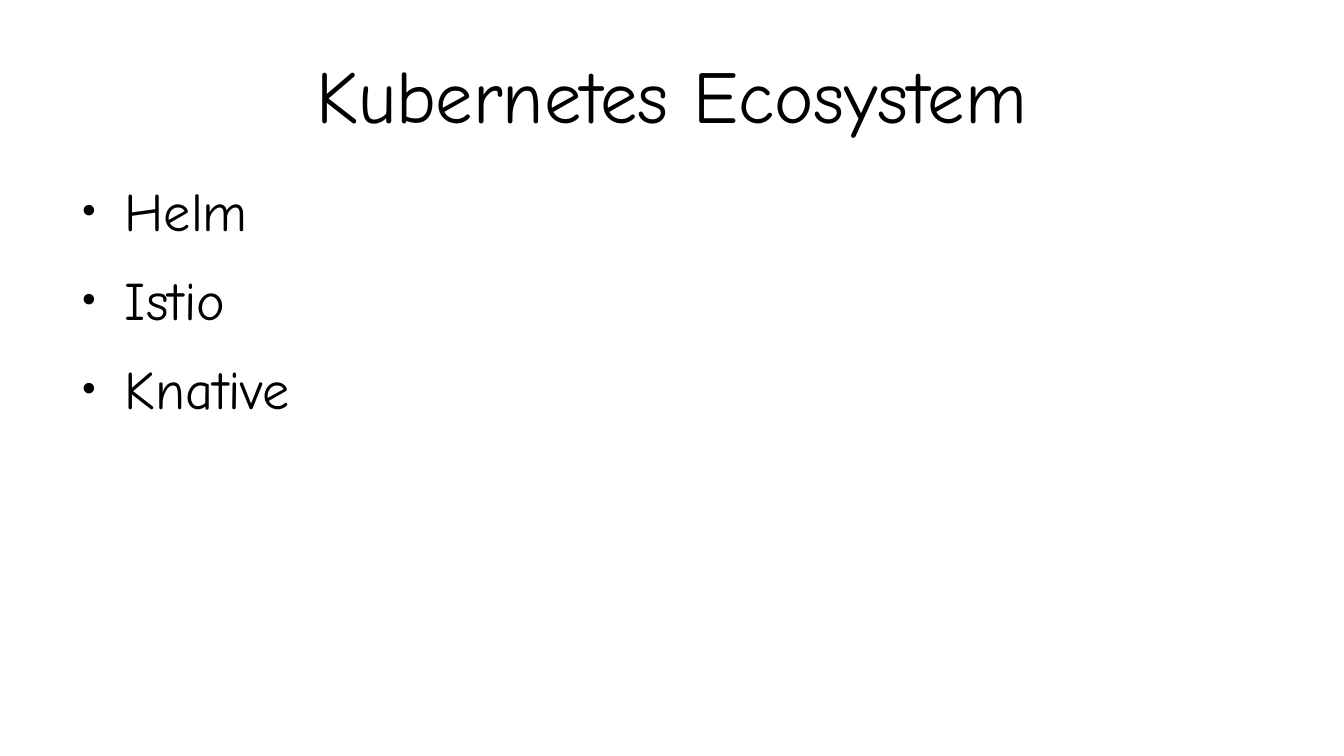
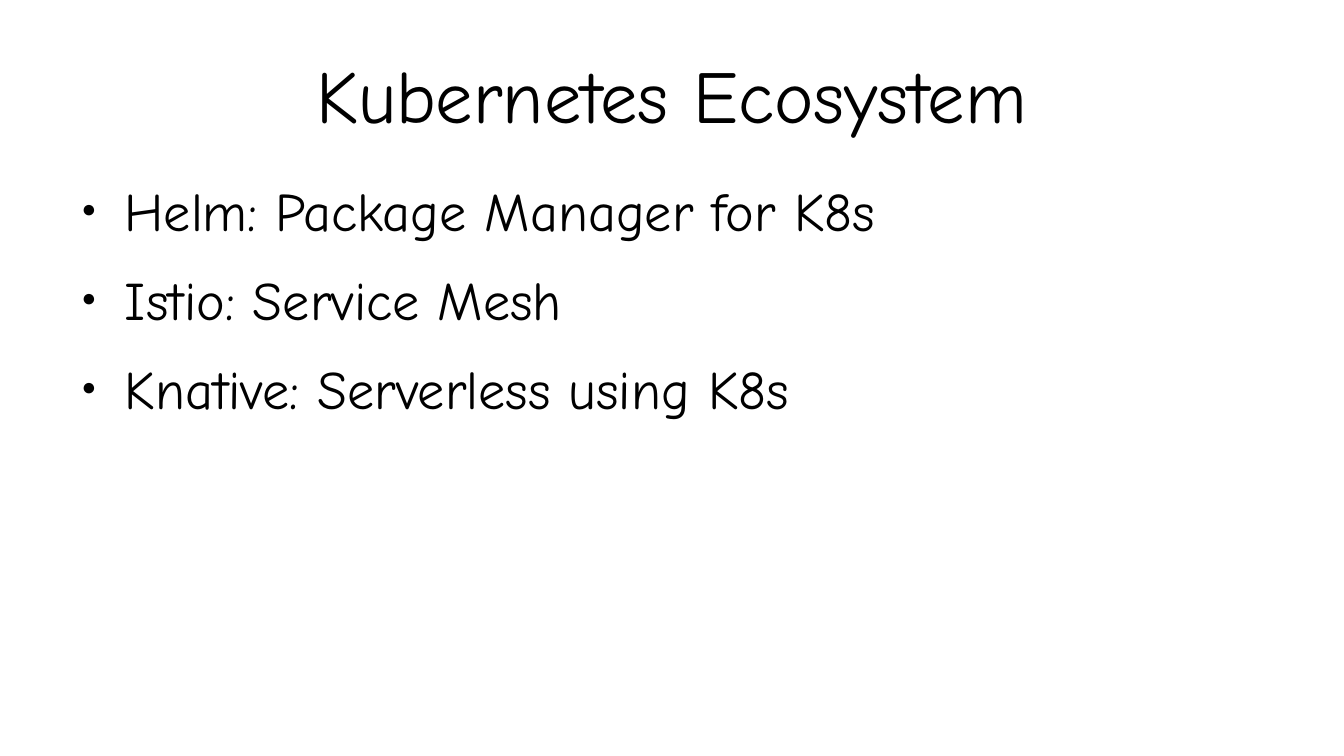
Before and after one commit to kislaykishore/microservices, a slide deck: slide 14 of Kubernetes.odp (slide 15 before the commit). Drawn at 1344x756 pixels with LibreOffice and Linux fonts; fonts in the diff are those of the drawing. Boxes give left, top, right and bottom in pixels: in the first picture for what was removed or moved away, otherwise in the second. Text is boxed around its words. In the diff, an @@ line names an element or a change of style, - is before the commit and + after.

Commit message:
Add istio demo

```diff
--- a/Kubernetes.odp
+++ b/Kubernetes.odp
@@ text at (125, 194, 875, 420): text changed @@
-● Helm
-● Istio
-● Knative
+● Helm: Package Manager for K8s
+● Istio: Service Mesh
+● Knative: Serverless using K8s
```
Also in this commit, not shown: 3 other slides changed, 1 slide removed, 6 other files.
